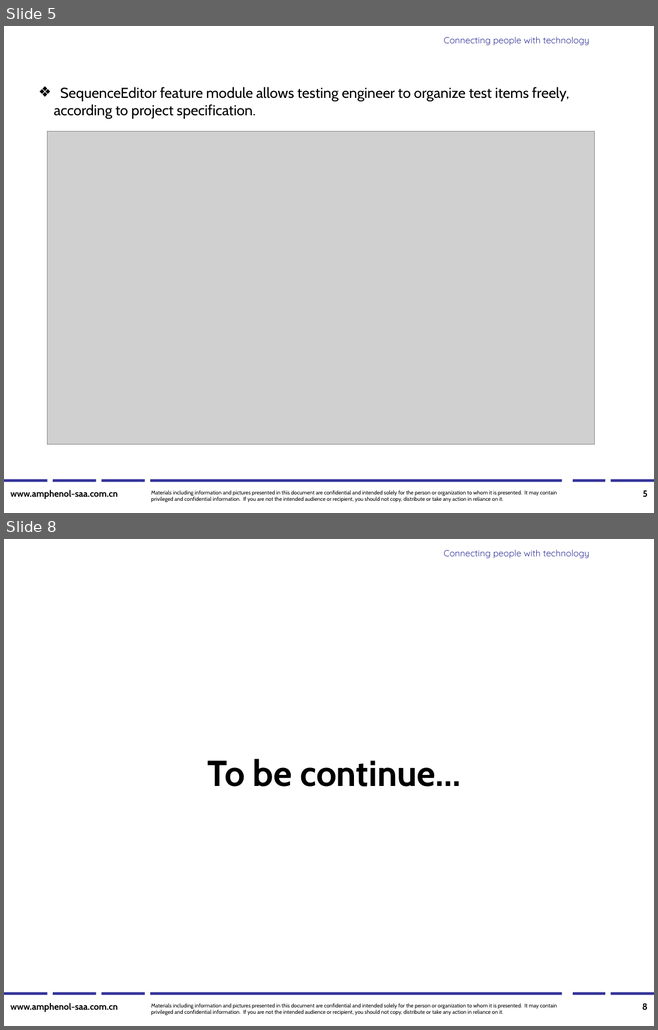
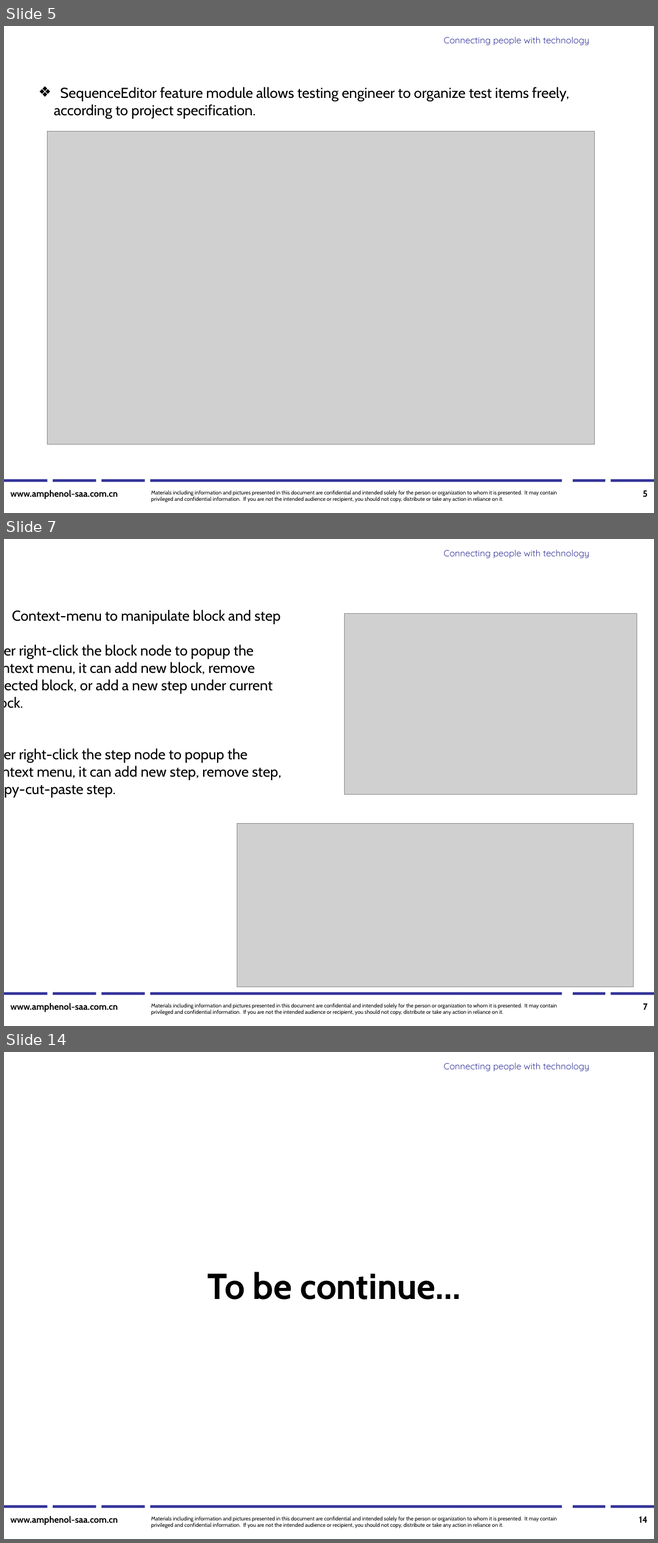
Before and after one commit to Frederick-Hsu/AUPS, a slide deck: AUPS/AUPS software system description.ppt. Shown one above the other, each under a label of ours: slides 5 and 8 before the commit, slides 5, 7 and 14 after it; the slides between them are not shown. The pictures are 658x1030 and 658x1543 pixels, drawn with LibreOffice and Linux fonts; fonts in the diff are those of the drawing; grey boxes stand for pictures; background and template pictures are left out. Boxes give left, top, right and bottom in pixels: in the first picture for what was removed or moved away, otherwise in the second. Text is boxed around its words. In the diff, an @@ line names an element or a change of style, - is before the commit and + after.

```diff
--- a/AUPS/AUPS software system description.ppt
+++ b/AUPS/AUPS software system description.ppt
@@ slide 7 added at <box>4,539,654,1026</box>, background #FFFFFF; not listed: 10 template elements that a slide beside it also shows @@
@@ text added at <box>4,610,281,797</box>, 16 pt, text #000000 @@
+b) Context-menu to manipulate block and step
+User right-click the block node to popup the
+context menu, it can add new block, remove
+selected block, or add a new step under current
+Block.
+User right-click the step node to popup the
+context menu, it can add new step, remove step,
+Copy-cut-paste step.
@@ picture added at <box>344,614,637,794</box> @@
@@ picture added at <box>237,824,633,987</box> @@
@@ page number added at <box>643,1004,647,1010</box>, 10 pt, text #000000, bold @@
+7
@@ what was slide 8 is now slide 14 @@
@@ page number at <box>639,1517,647,1523</box>: text changed @@
-8
+14
```
Also in this commit, not shown: 6 other slides added, 1 slide removed.
